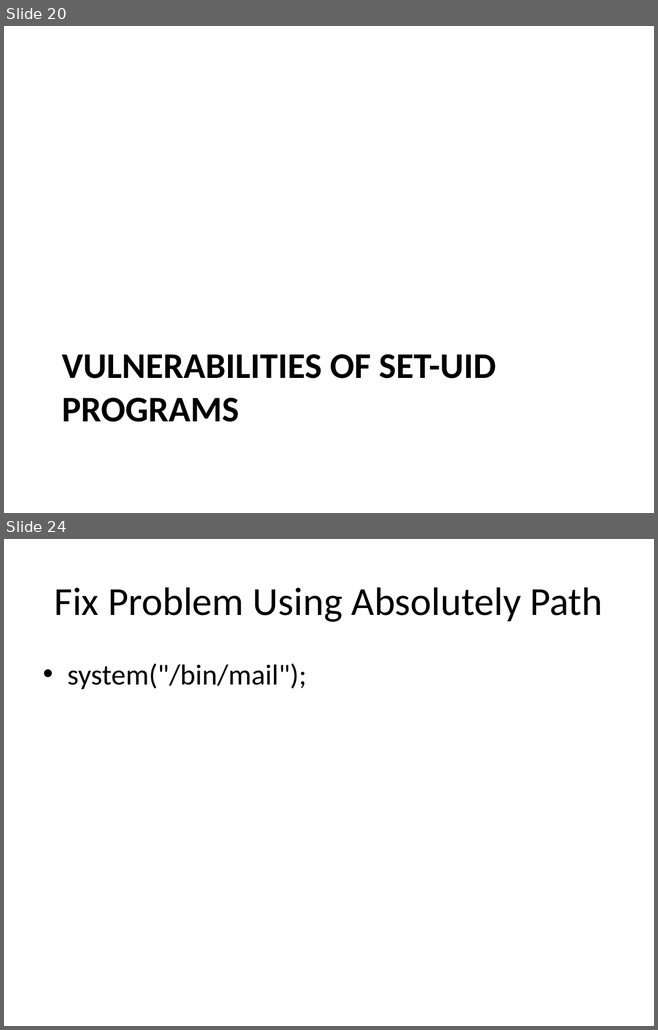
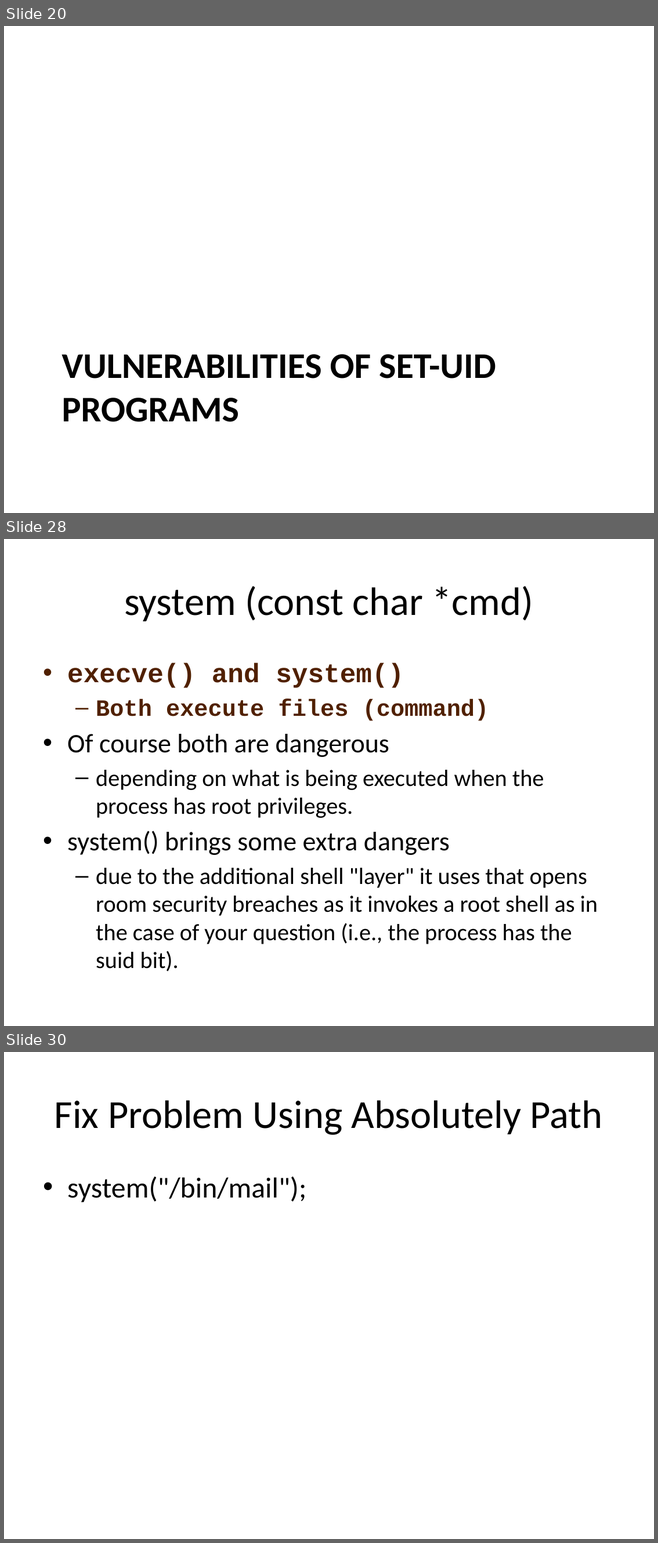
Before and after one commit to Bowie-State-University/CS-Courses, a slide deck: COSC402_545_Software_OS_Security/MyPPTs/2_setUID/5_set-UID/Set-UID Privileged Programs.pptx. Shown one above the other, each under a label of ours: slides 20 and 24 before the commit, slides 20, 28 and 30 after it; the slides between them are not shown. The pictures are 658x1030 and 658x1543 pixels, drawn with LibreOffice and Linux fonts; fonts in the diff are those of the drawing. Boxes give left, top, right and bottom in pixels: in the first picture for what was removed or moved away, otherwise in the second. Text is boxed around its words. In the diff, an @@ line names an element or a change of style, - is before the commit and + after.

```diff
--- a/COSC402_545_Software_OS_Security/MyPPTs/2_setUID/5_set-UID/Set-UID Privileged Programs.pptx
+++ b/COSC402_545_Software_OS_Security/MyPPTs/2_setUID/5_set-UID/Set-UID Privileged Programs.pptx
@@ slide 28 added at <box>4,539,654,1026</box>, background #FFFFFF @@
@@ title added at <box>124,586,533,621</box>, 44 pt, text #000000 @@
+system (const char *cmd)
@@ text added at <box>67,663,597,972</box>, 25.9 pt, text #000000 @@
+• execve() and system()
+  – Both execute files (command)
+• Of course both are dangerous
+  – depending on what is being executed when the process has root privileges.
+• system() brings some extra dangers
+  – due to the additional shell "layer" it uses that opens room security breaches as it invokes a root shell as in the case of your question (i.e., the process has the suid bit).
@@ what was slide 24 is now slide 30 @@
```
Also in this commit, not shown: 7 slides changed, 6 other slides added, 1 other file.
